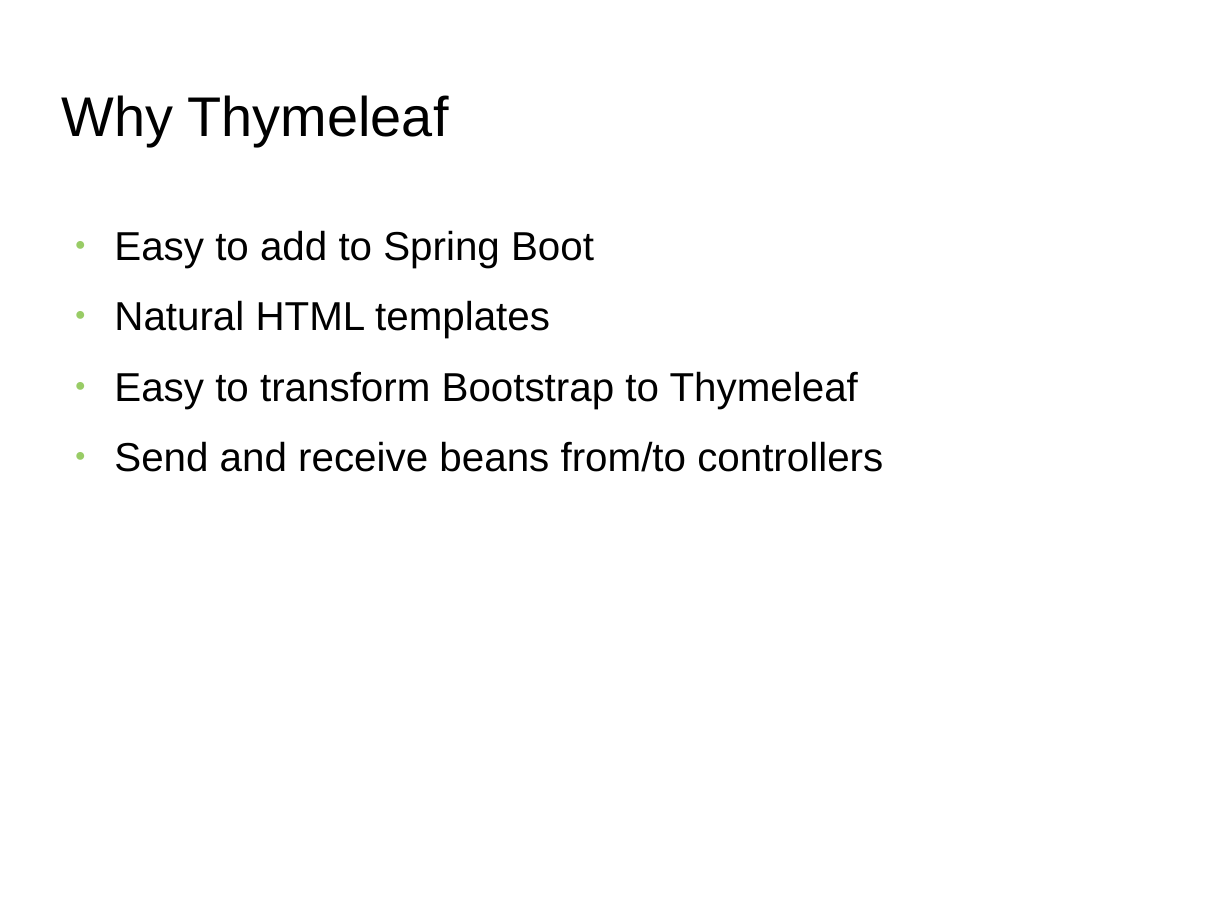
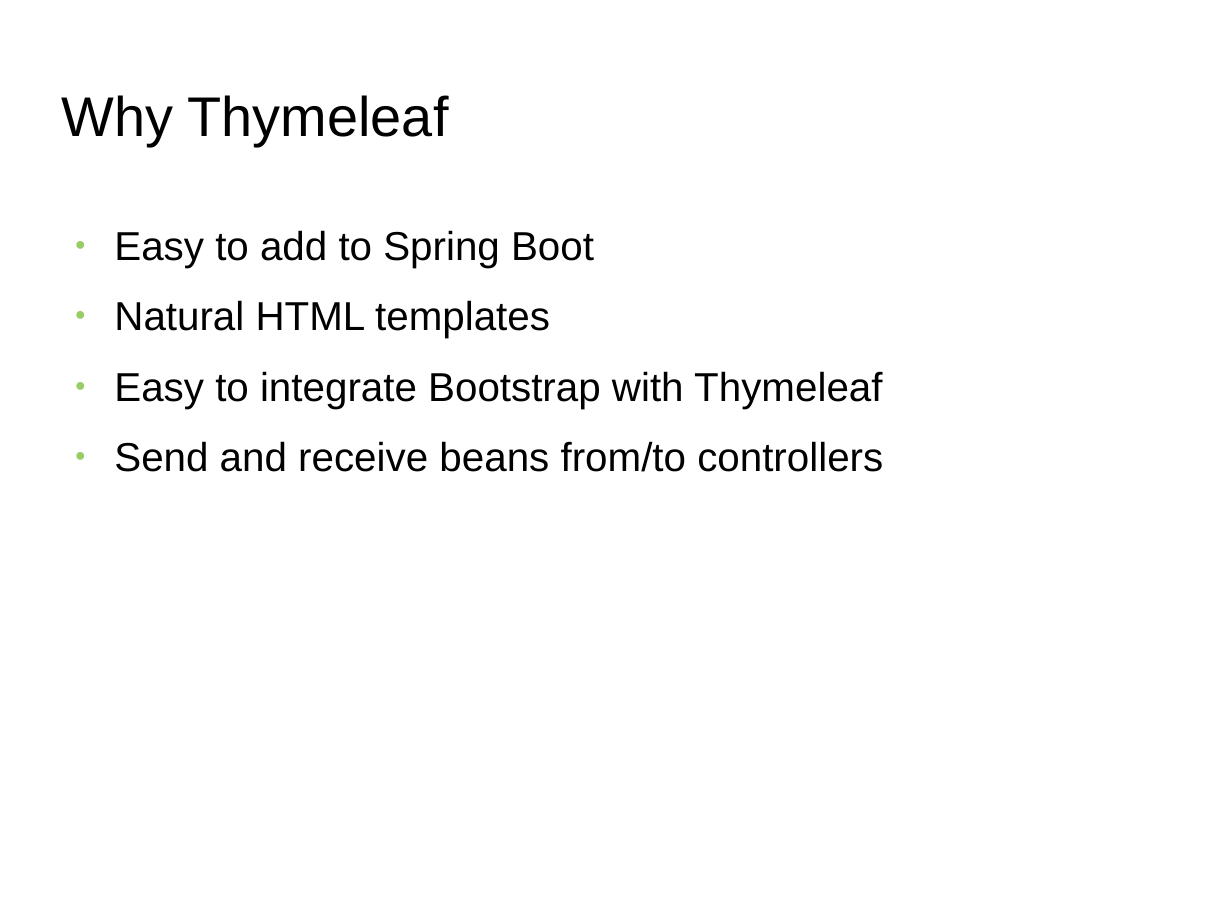
Before and after one commit to gdljug/spring-boot-thymeleaf, a slide deck: slide 3 of impress/Spring Boot Thymeleaf.odp. Drawn at 1232x924 pixels with LibreOffice and Linux fonts; fonts in the diff are those of the drawing; background and template pictures are left out. Boxes give left, top, right and bottom in pixels: in the first picture for what was removed or moved away, otherwise in the second. Text is boxed around its words. In the diff, an @@ line names an element or a change of style, - is before the commit and + after.

```diff
--- a/impress/Spring Boot Thymeleaf.odp
+++ b/impress/Spring Boot Thymeleaf.odp
@@ text at [114,371,882,409]: text changed @@
-● Easy to transform Bootstrap to Thymeleaf
+● Easy to integrate Bootstrap with Thymeleaf
```
